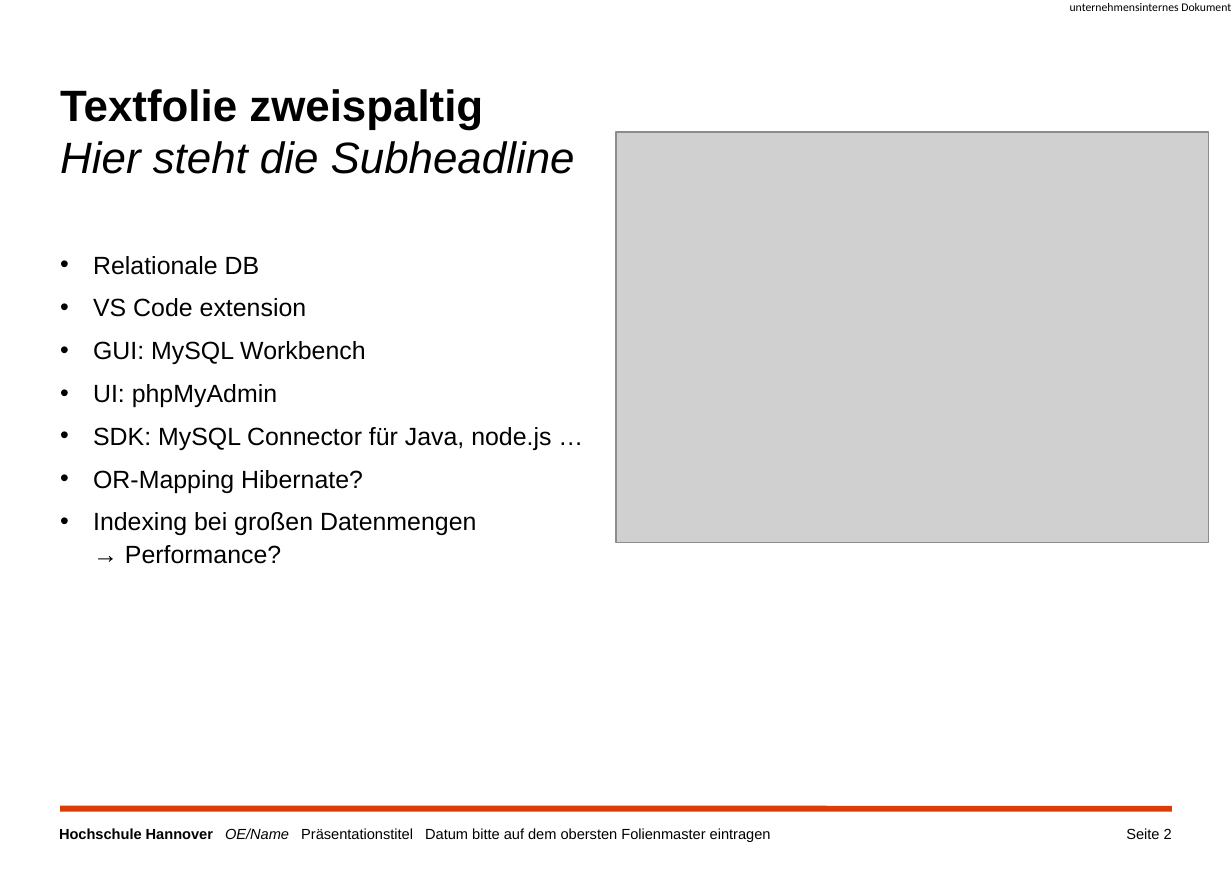
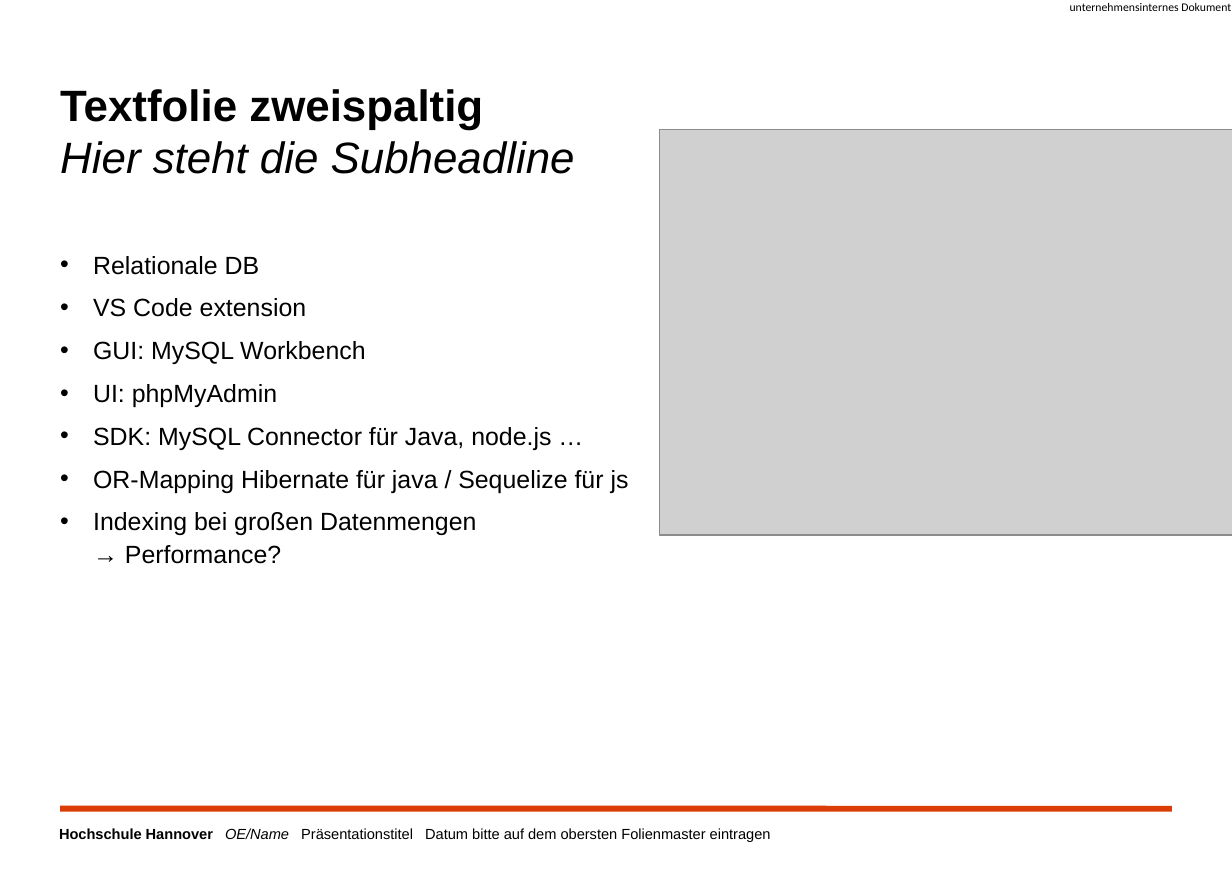
Before and after one commit to A-Why-not-fork-repositories-Good-Luck/7SeDoc, a slide deck: slide 3 of Projekt - HeiseMatrix/MySQL.pptx (slide 2 before the commit). Drawn at 1232x871 pixels with LibreOffice and Linux fonts; fonts in the diff are those of the drawing; grey boxes stand for pictures; background and template pictures are left out. Boxes give left, top, right and bottom in pixels: in the first picture for what was removed or moved away, otherwise in the second. Text is boxed around its words. In the diff, an @@ line names an element or a change of style, - is before the commit and + after.

```diff
--- a/Projekt - HeiseMatrix/MySQL.pptx
+++ b/Projekt - HeiseMatrix/MySQL.pptx
@@ picture: place and size @@
-picture at (617,132,1209,543)
+picture at (660,130,1232,535)
@@ text at (93,470,629,493): text changed @@
-• OR-Mapping Hibernate?
+• OR-Mapping Hibernate für java / Sequelize für js
@@ page number removed at (1126,828,1172,839) @@
-Seite 2
```
Also in this commit, not shown: 14 other slides changed, 1 slide added, 1 other file.
